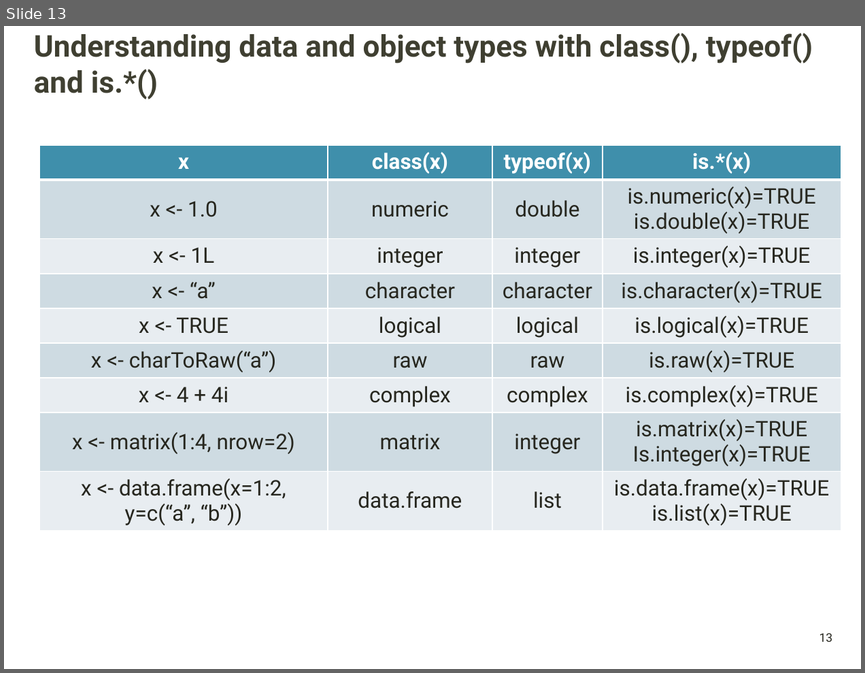
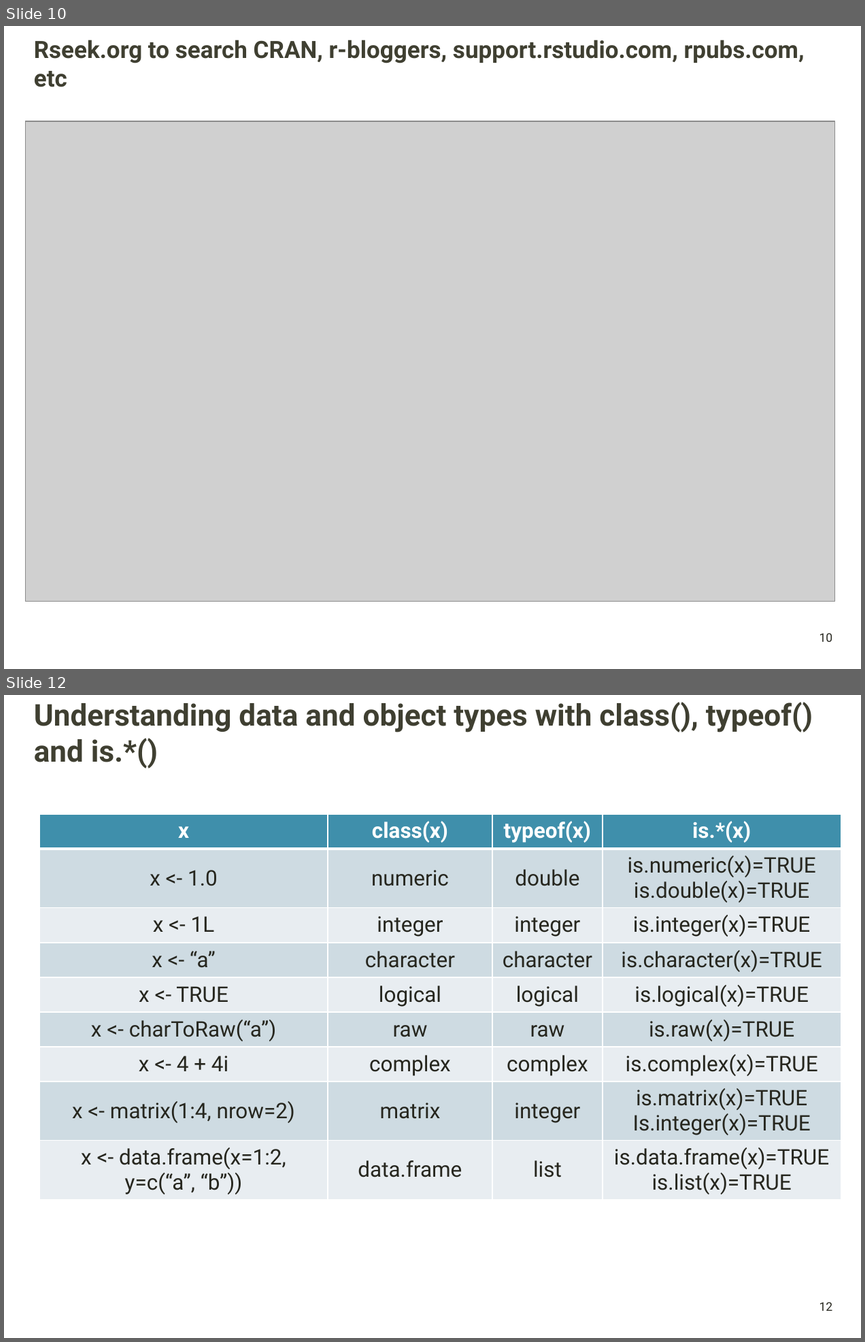
Before and after one commit to griffithlab/gen-viz-lectures, a slide deck: GenViz_Module2_Lecture.pptx. Shown one above the other, each under a label of ours: slide 13 before the commit, slides 10 and 12 after it; the slides between them are not shown. The pictures are 865x673 and 865x1342 pixels, drawn with LibreOffice and Linux fonts; fonts in the diff are those of the drawing; grey boxes stand for pictures; background and template pictures are left out. Boxes give left, top, right and bottom in pixels: in the first picture for what was removed or moved away, otherwise in the second. Text is boxed around its words. In the diff, an @@ line names an element or a change of style, - is before the commit and + after.

```diff
--- a/GenViz_Module2_Lecture.pptx
+++ b/GenViz_Module2_Lecture.pptx
@@ slide 10 added at <box>4,26,861,669</box>, background picture (left out); not listed: 1 template element that a slide beside it also shows @@
@@ title added at <box>34,40,804,87</box>, 20 pt, text #3F3F32, bold @@
+Rseek.org to search CRAN, r-bloggers, support.rstudio.com, rpubs.com, etc
@@ picture added at <box>26,121,834,601</box> @@
@@ what was slide 13 is now slide 12 @@
@@ page number at <box>819,1302,833,1310</box>: text changed @@
-13
+12
```
Also in this commit, not shown: 9 slides changed, 8 other slides added, 11 slides removed, 2 other files.
